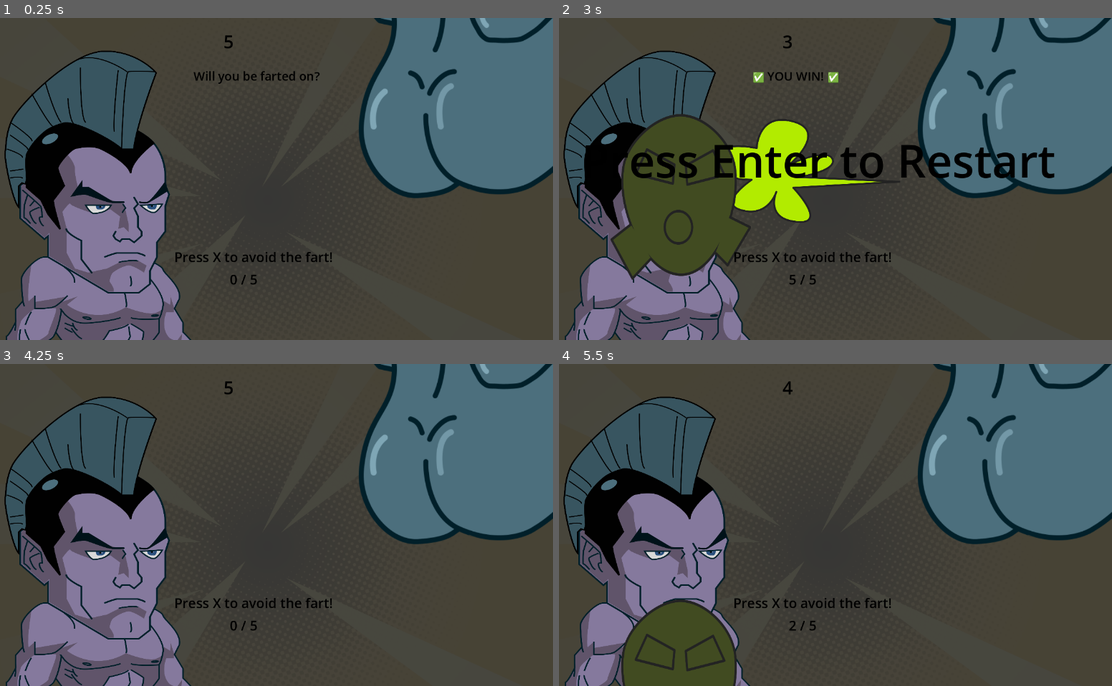
Above: before the commit, frames 1-4 (two rows, left to right).
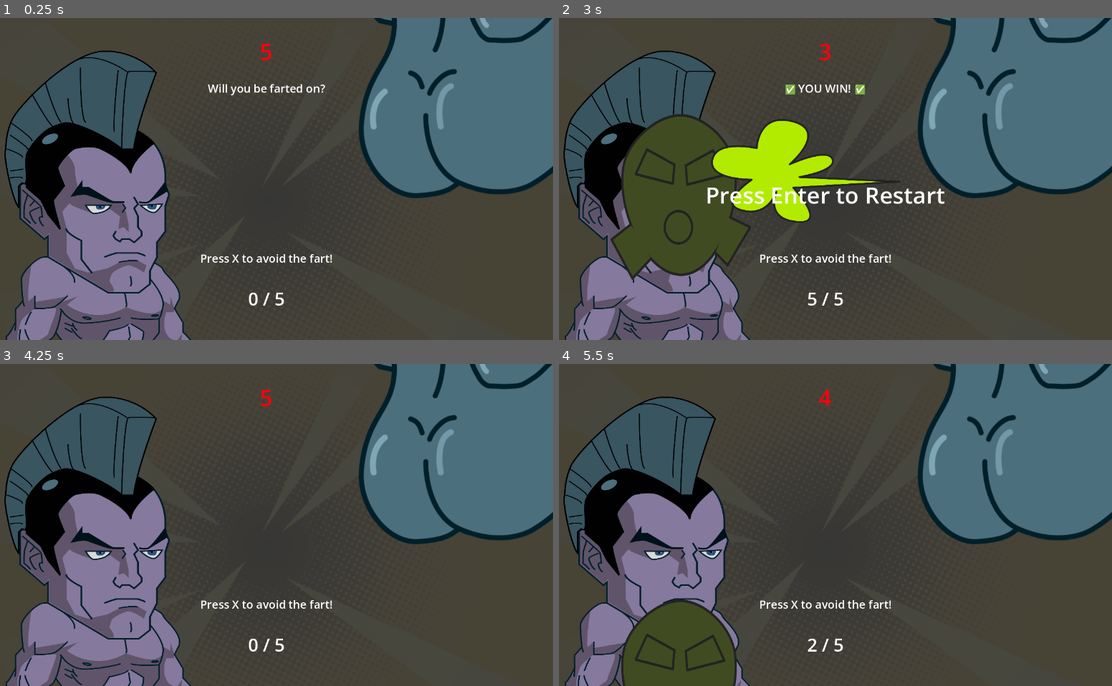
Above: after the commit, the same moments.

Repository: pmedvedevas/gamejam-2026
Game: Godot game, scene res://scenes/game.tscn
Same seed, same stepped clock (60 frames per second), same inputs: the game is played once before the commit and once after it.
Inputs:
- Up to frame 1 (0.25 s): no input
- Up to frame 2 (3 s): tap X (press_x) at 0.5, 1.25, 1.35, 2, 2.75, 2.85 s; hold Enter (press_enter) 0.53-1.28 s; hold Enter (press_enter) 2.03-2.78 s
- Up to frame 3 (4.25 s): tap X (press_x) at 3.5 s; hold Enter (press_enter) from 3.53 s (still down)
- Up to frame 4 (5.5 s): tap X (press_x) at 4.25, 4.35 s; release Enter (press_enter) at 4.28 s; hold Enter (press_enter) from 5.03 s (still down)

The runs differ from the first frame. In frame 1, 1.2% of the frame differs, in the area x 31-61%, y 5-90%; in frame 2, 5.0%, in the area x 4-90%, y 5-90%; in frame 3, 0.7%; in frame 4, 0.7%.

Commit message:
Center UI

Diff:
--- a/scenes/game.tscn
+++ b/scenes/game.tscn
@@ -62,81 +62,84 @@
 &"live": SubResource("Animation_kvpfn")
 }
 
-[sub_resource type="Animation" id="Animation_gee14"]
+[sub_resource type="SystemFont" id="SystemFont_0tnpc"]
+font_names = PackedStringArray("Comic Sans MS")
+
+[sub_resource type="Animation" id="Animation_trtic"]
 length = 0.001
 tracks/0/type = "value"
 tracks/0/imported = false
 tracks/0/enabled = true
-tracks/0/path = NodePath("RestartLabel:theme_override_font_sizes/font_size")
-tracks/0/interp = 1
-tracks/0/loop_wrap = true
-tracks/0/keys = {
-"times": PackedFloat32Array(0),
-"transitions": PackedFloat32Array(1),
-"update": 1,
-"values": [100]
+tracks/0/path = NodePath("RestartLabel:visible")
+tracks/0/interp = 1
+tracks/0/loop_wrap = true
+tracks/0/keys = {
+"times": PackedFloat32Array(0),
+"transitions": PackedFloat32Array(1),
+"update": 1,
+"values": [false]
 }
 tracks/1/type = "value"
 tracks/1/imported = false
 tracks/1/enabled = true
-tracks/1/path = NodePath("RestartLabel:visible")
+tracks/1/path = NodePath("RestartLabel:theme_override_font_sizes/font_size")
 tracks/1/interp = 1
 tracks/1/loop_wrap = true
 tracks/1/keys = {
 "times": PackedFloat32Array(0),
 "transitions": PackedFloat32Array(1),
 "update": 1,
+"values": [20]
+}
+
+[sub_resource type="Animation" id="Animation_ir15t"]
+resource_name = "disappear"
+tracks/0/type = "value"
+tracks/0/imported = false
+tracks/0/enabled = true
+tracks/0/path = NodePath("RestartLabel:visible")
+tracks/0/interp = 1
+tracks/0/loop_wrap = true
+tracks/0/keys = {
+"times": PackedFloat32Array(0),
+"transitions": PackedFloat32Array(1),
+"update": 1,
 "values": [false]
 }
 
-[sub_resource type="Animation" id="Animation_kvuet"]
-resource_name = "disappear"
-tracks/0/type = "value"
-tracks/0/imported = false
-tracks/0/enabled = true
-tracks/0/path = NodePath("RestartLabel:visible")
-tracks/0/interp = 1
-tracks/0/loop_wrap = true
-tracks/0/keys = {
-"times": PackedFloat32Array(0),
-"transitions": PackedFloat32Array(1),
-"update": 1,
-"values": [false]
-}
-
-[sub_resource type="Animation" id="Animation_dinhu"]
+[sub_resource type="Animation" id="Animation_ca42v"]
 resource_name = "flash"
 loop_mode = 2
 tracks/0/type = "value"
 tracks/0/imported = false
 tracks/0/enabled = true
-tracks/0/path = NodePath("RestartLabel:theme_override_font_sizes/font_size")
-tracks/0/interp = 2
-tracks/0/loop_wrap = true
-tracks/0/keys = {
+tracks/0/path = NodePath("RestartLabel:visible")
+tracks/0/interp = 1
+tracks/0/loop_wrap = true
+tracks/0/keys = {
+"times": PackedFloat32Array(0),
+"transitions": PackedFloat32Array(1),
+"update": 1,
+"values": [true]
+}
+tracks/1/type = "value"
+tracks/1/imported = false
+tracks/1/enabled = true
+tracks/1/path = NodePath("RestartLabel:theme_override_font_sizes/font_size")
+tracks/1/interp = 2
+tracks/1/loop_wrap = true
+tracks/1/keys = {
 "times": PackedFloat32Array(0, 1),
 "transitions": PackedFloat32Array(1, 1),
 "update": 0,
-"values": [100, 110]
-}
-tracks/1/type = "value"
-tracks/1/imported = false
-tracks/1/enabled = true
-tracks/1/path = NodePath("RestartLabel:visible")
-tracks/1/interp = 1
-tracks/1/loop_wrap = true
-tracks/1/keys = {
-"times": PackedFloat32Array(0),
-"transitions": PackedFloat32Array(1),
-"update": 1,
-"values": [true]
-}
-
-[sub_resource type="AnimationLibrary" id="AnimationLibrary_kvuet"]
+"values": [50, 60]
+}
+
+[sub_resource type="AnimationLibrary" id="AnimationLibrary_rysoc"]
 _data = {
-&"RESET": SubResource("Animation_gee14"),
-&"disappear": SubResource("Animation_kvuet"),
-&"flash": SubResource("Animation_dinhu")
+&"RESET": SubResource("Animation_trtic"),
+&"disappear": SubResource("Animation_ir15t"),
+&"flash": SubResource("Animation_ca42v")
 }
 
 [node name="Game" type="Node2D" unique_id=1918586694]
@@ -160,6 +163,7 @@
 
 [node name="Fart" type="Sprite2D" parent="Visuals" unique_id=301606915]
 visible = false
+z_index = 1
 position = Vector2(596, 342)
 scale = Vector2(0.52351487, 0.5)
 texture = ExtResource("4_lbhrr")
@@ -191,56 +195,114 @@
 offset_bottom = 716.0
 color = Color(1, 0.7490196, 0.003921569, 1)
 
-[node name="UI" type="CanvasLayer" parent="." unique_id=1954000236]
-
-[node name="TimerLabel" type="Label" parent="UI" unique_id=745904887]
-offset_left = 544.0
-offset_top = 25.0
-offset_right = 659.0
-offset_bottom = 80.0
-theme_override_colors/font_color = Color(0, 0, 0, 1)
+[node name="UI" type="Control" parent="." unique_id=1348790825]
+z_index = 100
+layout_mode = 3
+anchors_preset = 0
+offset_right = 1280.0
+offset_bottom = 720.0
+
+[node name="TimerVBoxContainer" type="VBoxContainer" parent="UI" unique_id=184698677]
+layout_mode = 1
+anchors_preset = 15
+anchor_right = 1.0
+anchor_bottom = 1.0
+grow_horizontal = 2
+grow_vertical = 2
+theme_override_constants/separation = 40
+
+[node name="Separator" type="Control" parent="UI/TimerVBoxContainer" unique_id=124533418]
+layout_mode = 2
+
+[node name="TimerLabel" type="Label" parent="UI/TimerVBoxContainer" unique_id=1402295979]
+layout_mode = 2
+theme_override_colors/font_color = Color(1, 0, 0.039215688, 1)
+theme_override_fonts/font = SubResource("SystemFont_0tnpc")
+theme_override_font_sizes/font_size = 50
+text = "Timer"
+horizontal_alignment = 1
+vertical_alignment = 1
+
+[node name="ResultVBoxContainer" type="VBoxContainer" parent="UI" unique_id=1573439310]
+layout_mode = 1
+anchors_preset = 15
+anchor_right = 1.0
+anchor_bottom = 1.0
+grow_horizontal = 2
+grow_vertical = 2
+theme_override_constants/separation = 140
+
+[node name="Separator" type="Control" parent="UI/ResultVBoxContainer" unique_id=251872958]
+layout_mode = 2
+
+[node name="ResultLabel" type="Label" parent="UI/ResultVBoxContainer" unique_id=1834122964]
+layout_mode = 2
+theme_override_fonts/font = SubResource("SystemFont_0tnpc")
+theme_override_font_sizes/font_size = 25
+text = "Will you be farted on?"
+horizontal_alignment = 1
+vertical_alignment = 1
+
+[node name="RestartVBoxContainer" type="VBoxContainer" parent="UI" unique_id=8892445]
+layout_mode = 1
+anchors_preset = 15
+anchor_right = 1.0
+anchor_bottom = 1.0
+grow_horizontal = 2
+grow_vertical = 2
+theme_override_constants/separation = 360
+
+[node name="Separator" type="Control" parent="UI/RestartVBoxContainer" unique_id=659279103]
+layout_mode = 2
+
+[node name="RestartLabel" type="Label" parent="UI/RestartVBoxContainer" unique_id=1959803900]
+visible = false
+layout_mode = 2
+theme_override_fonts/font = SubResource("SystemFont_0tnpc")
+theme_override_font_sizes/font_size = 20
+text = "Press Enter to Restart"
+horizontal_alignment = 1
+vertical_alignment = 1
+
+[node name="RestartAnimationPlayer" type="AnimationPlayer" parent="UI/RestartVBoxContainer" unique_id=41207070]
+libraries/ = SubResource("AnimationLibrary_rysoc")
+
+[node name="InstructionsVBoxContainer" type="VBoxContainer" parent="UI" unique_id=578865057]
+layout_mode = 1
+anchors_preset = 15
+anchor_right = 1.0
+anchor_bottom = 1.0
+grow_horizontal = 2
+grow_vertical = 2
+theme_override_constants/separation = 520
+
+[node name="Separator" type="Control" parent="UI/InstructionsVBoxContainer" unique_id=1709395619]
+layout_mode = 2
+
+[node name="InstructionLabel" type="Label" parent="UI/InstructionsVBoxContainer" unique_id=494868659]
+layout_mode = 2
+theme_override_fonts/font = SubResource("SystemFont_0tnpc")
+theme_override_font_sizes/font_size = 25
+text = "Press X to avoid the fart!"
+horizontal_alignment = 1
+vertical_alignment = 1
+
+[node name="PressVBoxContainer" type="VBoxContainer" parent="UI" unique_id=132015833]
+layout_mode = 1
+anchors_preset = 15
+anchor_right = 1.0
+anchor_bottom = 1.0
+grow_horizontal = 2
+grow_vertical = 2
+theme_override_constants/separation = 600
+
+[node name="Separator" type="Control" parent="UI/PressVBoxContainer" unique_id=1626367510]
+layout_mode = 2
+
+[node name="PressLabel" type="Label" parent="UI/PressVBoxContainer" unique_id=827162941]
+layout_mode = 2
+theme_override_fonts/font = SubResource("SystemFont_0tnpc")
 theme_override_font_sizes/font_size = 40
-text = "Timer"
-
-[node name="PressLabel" type="Label" parent="UI" unique_id=392290548]
-offset_left = 554.0
-offset_top = 563.0
-offset_right = 624.0
-offset_bottom = 605.0
-theme_override_colors/font_color = Color(0, 0, 0, 1)
-theme_override_font_sizes/font_size = 30
 text = "X / Y"
 horizontal_alignment = 1
-
-[node name="InstructionLabel" type="Label" parent="UI" unique_id=1488783823]
-offset_left = 430.0
-offset_top = 513.0
-offset_right = 793.0
-offset_bottom = 567.0
-theme_override_colors/font_color = Color(0, 0, 0, 1)
-theme_override_font_sizes/font_size = 30
-text = "Press X to avoid the fart!"
-horizontal_alignment = 1
-
-[node name="ResultLabel" type="Label" parent="UI" unique_id=1141381911]
-offset_left = 477.0
-offset_top = 111.0
-offset_right = 759.0
-offset_bottom = 171.0
-theme_override_colors/font_color = Color(0, 0, 0, 1)
-theme_override_font_sizes/font_size = 27
-text = "Will you be farted on?"
-
-[node name="RestartLabel" type="Label" parent="UI" unique_id=1867899397]
-visible = false
-offset_left = 95.0
-offset_top = 249.0
-offset_right = 1144.0
-offset_bottom = 522.0
-theme_override_colors/font_color = Color(0, 0, 0, 1)
-theme_override_font_sizes/font_size = 100
-text = "Press Enter to Restart"
-horizontal_alignment = 1
-
-[node name="RestartAnimationPlayer" type="AnimationPlayer" parent="UI" unique_id=1240530792]
-libraries/ = SubResource("AnimationLibrary_kvuet")
+vertical_alignment = 1
--- a/scripts/game.gd
+++ b/scripts/game.gd
@@ -13,16 +13,17 @@
 var time_left := TIME_LIMIT
 var running := true
 
-@onready var timer_label: Label = $UI/TimerLabel
-@onready var press_label: Label = $UI/PressLabel
-@onready var instruction_label: Label = $UI/InstructionLabel
-@onready var result_label: Label = $UI/ResultLabel
+@onready var timer_label: Label = $UI/TimerVBoxContainer/TimerLabel
+@onready var result_label: Label = $UI/ResultVBoxContainer/ResultLabel
+@onready var restart_label: Label = $UI/RestartVBoxContainer/RestartLabel
+@onready var instruction_label: Label = $UI/InstructionsVBoxContainer/InstructionLabel
+@onready var press_label: Label = $UI/PressVBoxContainer/PressLabel
 
 @onready var fart: Sprite2D = $Visuals/Fart
 @onready var face: Sprite2D = $Visuals/Face
 
 @onready var face_animation_player: AnimationPlayer = $Visuals/FaceAnimationPlayer
-@onready var restart_animation_player: AnimationPlayer = $UI/RestartAnimationPlayer
+@onready var restart_animation_player: AnimationPlayer = $UI/RestartVBoxContainer/RestartAnimationPlayer
 
 @onready var mask: Sprite2D = $Visuals/Mask
 
--- a/scripts/mask.gd
+++ b/scripts/mask.gd
@@ -31,3 +31,4 @@
 
 func set_initial_position():
 	position.y = START_Y
+	visible = true
